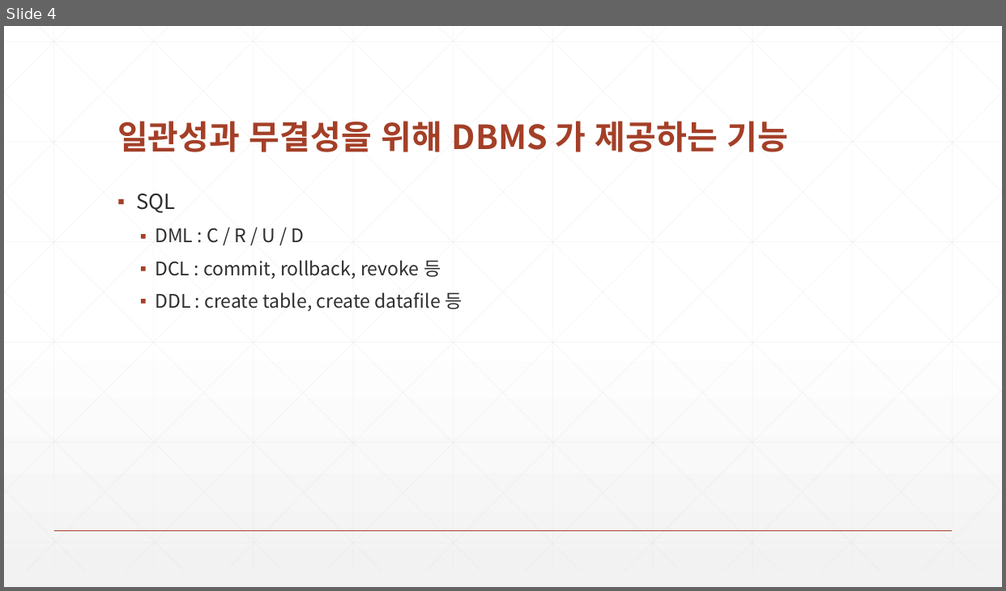
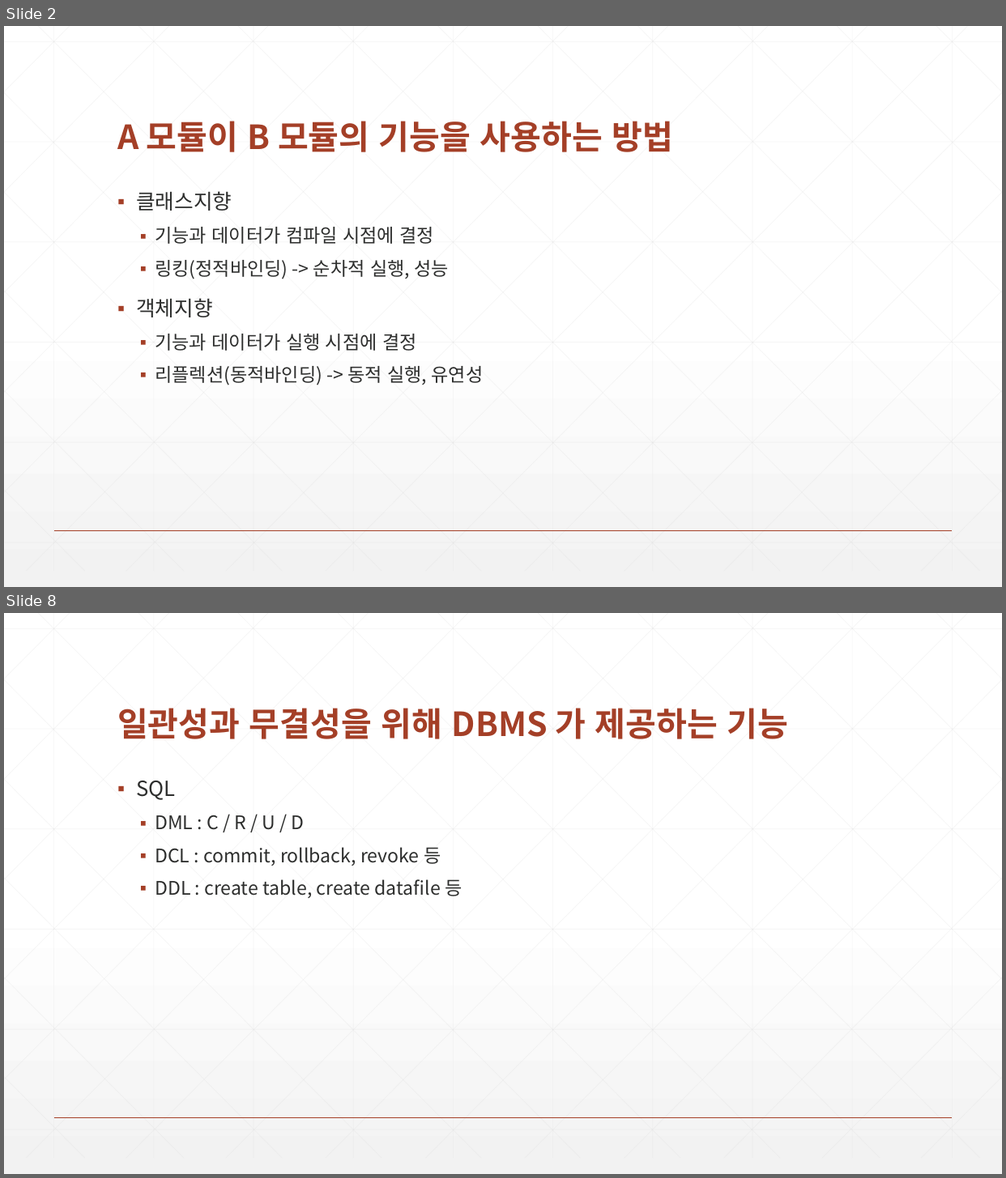
Before and after one commit to zeroshift01/code5, a slide deck: inflearn04/doc/교재.pptx. Shown one above the other, each under a label of ours: slide 4 before the commit, slides 2 and 8 after it; the slides between them are not shown. The pictures are 1006x591 and 1006x1178 pixels, drawn with LibreOffice and Linux fonts; fonts in the diff are those of the drawing. Boxes give left, top, right and bottom in pixels: in the first picture for what was removed or moved away, otherwise in the second. Text is boxed around its words. In the diff, an @@ line names an element or a change of style, - is before the commit and + after.

```diff
--- a/inflearn04/doc/교재.pptx
+++ b/inflearn04/doc/교재.pptx
@@ slide 2 added at [4, 26, 1002, 587], background gradient #FFFFFF to #F2F2F2; not listed: 47 template elements that a slide beside it also shows @@
@@ title added at [117, 121, 673, 152], 32 pt, text #A43F27, bold @@
+A 모듈이 B 모듈의 기능을 사용하는 방법
@@ text added at [136, 191, 484, 386], 18 pt, text #2D2E2D @@
+▪ 클래스지향
+  ▪ 기능과 데이터가 컴파일 시점에 결정
+  ▪ 링킹(정적바인딩) -> 순차적 실행, 성능
+▪ 객체지향
+  ▪ 기능과 데이터가 실행 시점에 결정
+  ▪ 리플렉션(동적바인딩) -> 동적 실행, 유연성
@@ what was slide 4 is now slide 8 @@
```
Also in this commit, not shown: 3 slides changed, 3 other slides added.
